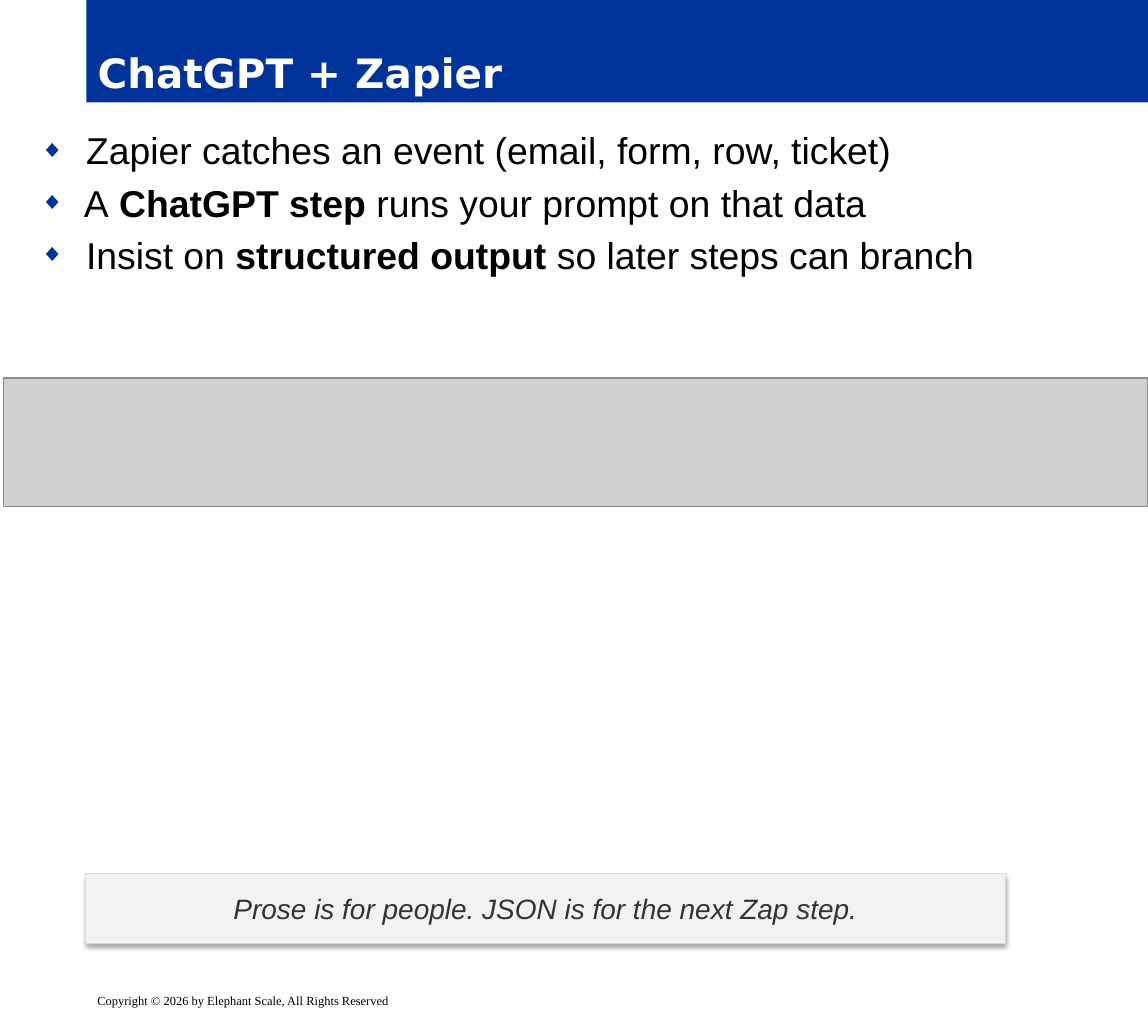
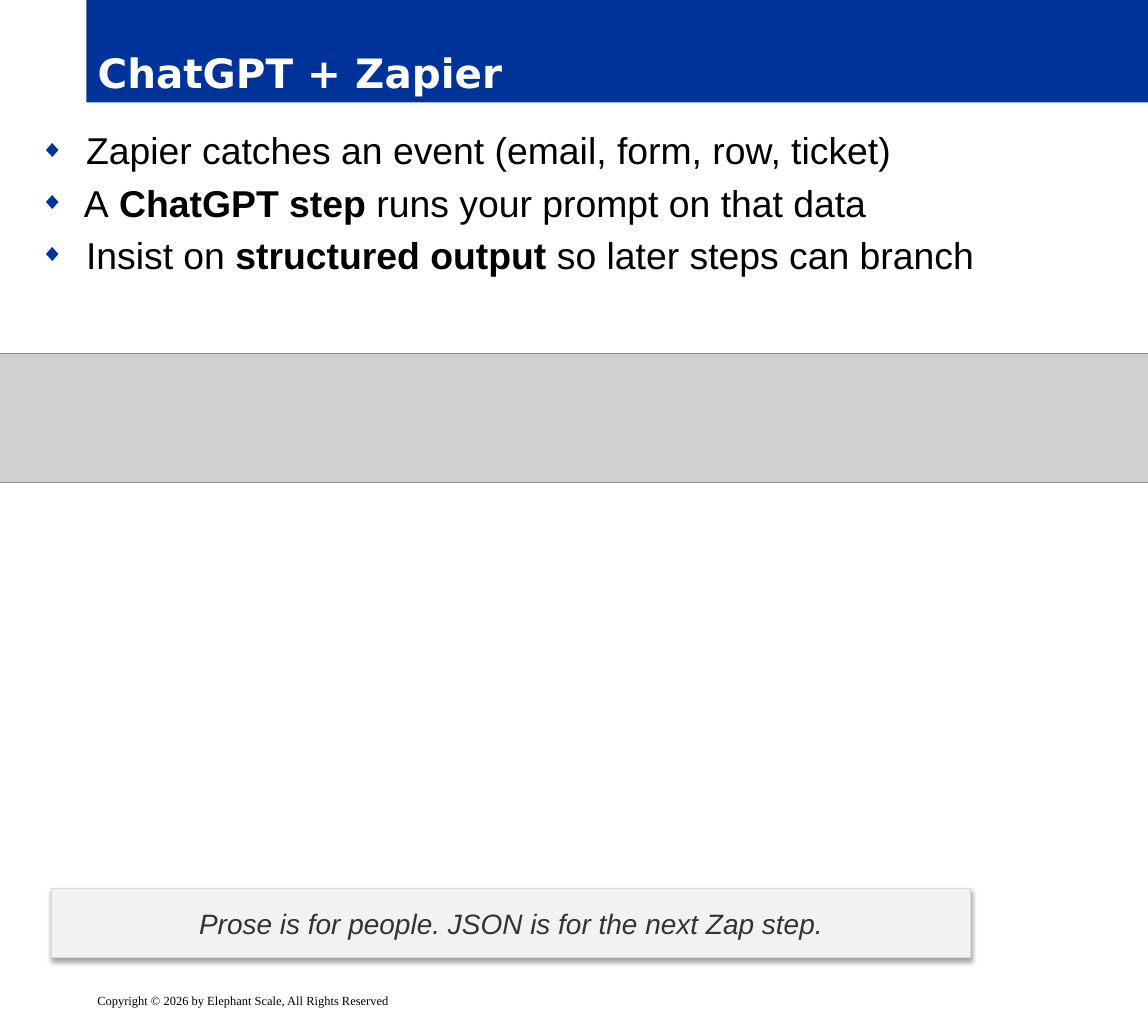
Before and after one commit to elephantscale/Building-Agentic-AI, a slide deck: slide 6 of slides/release/08-low-code-agents.pptx. Drawn at 1148x1016 pixels with LibreOffice and Linux fonts; fonts in the diff are those of the drawing; grey boxes stand for pictures; background and template pictures are left out. Boxes give left, top, right and bottom in pixels: in the first picture for what was removed or moved away, otherwise in the second. Text is boxed around its words. In the diff, an @@ line names an element or a change of style, - is before the commit and + after.

```diff
--- a/slides/release/08-low-code-agents.pptx
+++ b/slides/release/08-low-code-agents.pptx
@@ picture: place and size @@
-picture at box(3, 379, 1148, 507)
+picture at box(0, 353, 1148, 482)
@@ rectangle "Prose is for people. JSON ...": place and size @@
-rectangle "Prose is for people. JSON ..." at box(85, 874, 1005, 943)
+rectangle "Prose is for people. JSON ..." at box(52, 889, 971, 959)
```
Also in this commit, not shown: 14 other slides changed.
